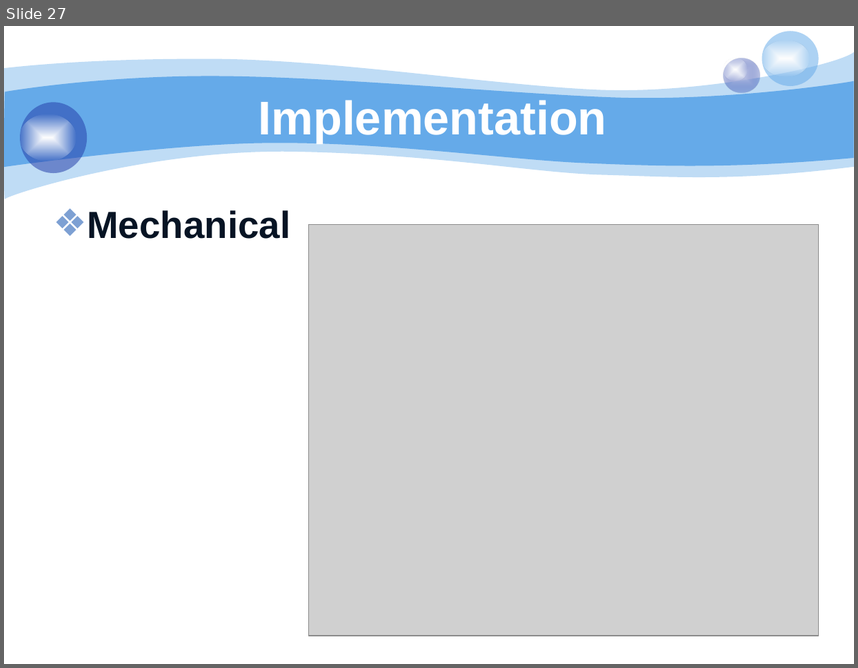
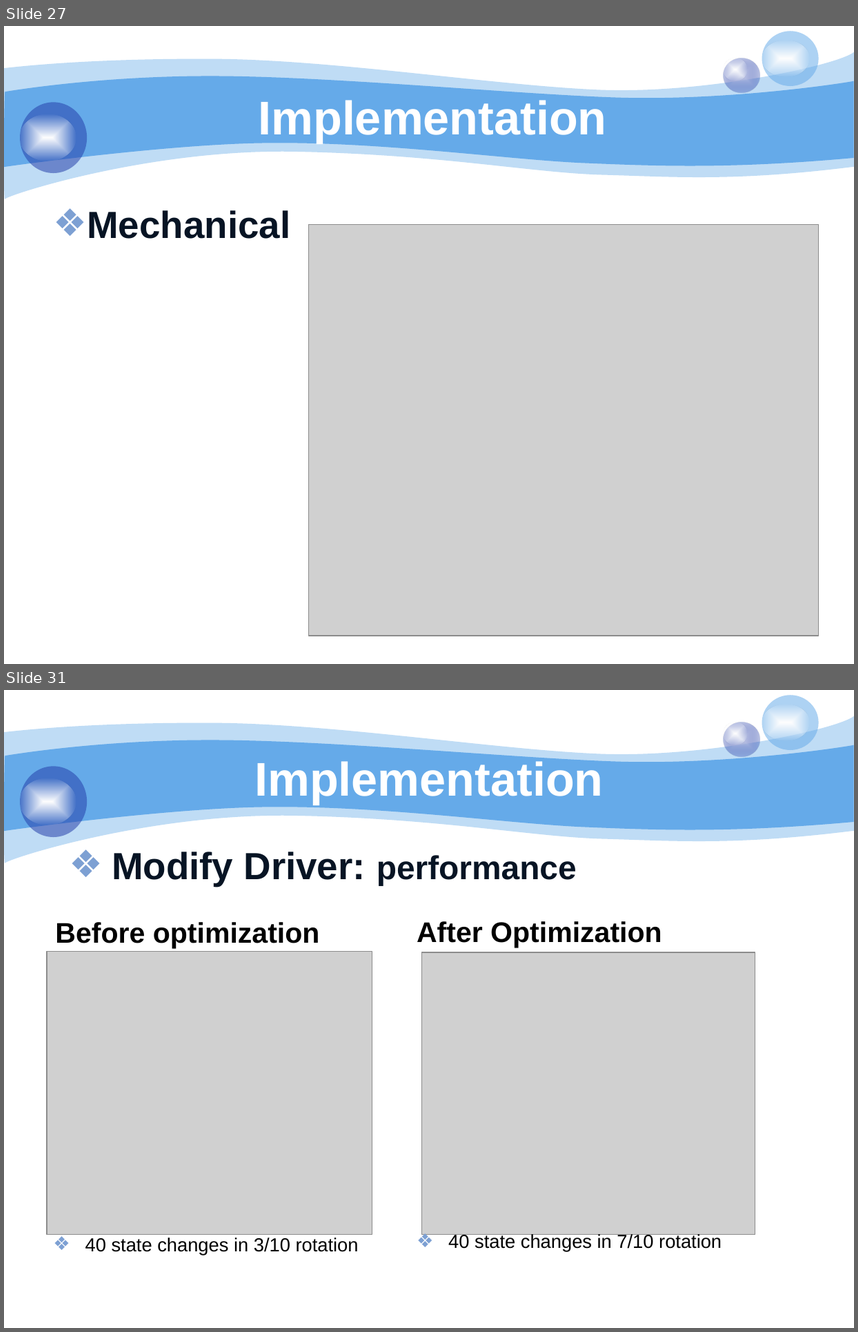
Before and after one commit to bachdx60343/pled, a slide deck: 06. Temp/pLED 2014.pptx. Shown one above the other, each under a label of ours: slide 27 before the commit, slides 27 and 31 after it; the slides between them are not shown. The pictures are 858x668 and 858x1332 pixels, drawn with LibreOffice and Linux fonts; fonts in the diff are those of the drawing; grey boxes stand for pictures; background and template pictures are left out. Boxes give left, top, right and bottom in pixels: in the first picture for what was removed or moved away, otherwise in the second. Text is boxed around its words. In the diff, an @@ line names an element or a change of style, - is before the commit and + after.

```diff
--- a/06. Temp/pLED 2014.pptx
+++ b/06. Temp/pLED 2014.pptx
@@ slide 31 added at [4, 690, 854, 1328], background #FFFFFF; not listed: 8 template elements that a slide beside it also shows @@
@@ title added at [254, 758, 603, 805], 40 pt, text #FFFFFF, bold @@
+Implementation
@@ text added at [112, 851, 577, 886], 32 pt, text #071424, bold @@
+❖ Modify Driver: performance
@@ text added at [55, 922, 320, 948], 24 pt, text #000000, bold @@
+Before optimization
@@ text added at [417, 921, 722, 1252], 16 pt, text #000000 @@
+After Optimization
+❖ 40 state changes in 7/10 rotation
@@ picture added at [47, 951, 372, 1234] @@
@@ picture added at [422, 952, 755, 1234] @@
@@ text added at [85, 1237, 359, 1255], 16 pt, text #000000 @@
+❖ 40 state changes in 3/10 rotation
```
Also in this commit, not shown: 4 slides changed, 6 other slides added, 6 slides removed.
